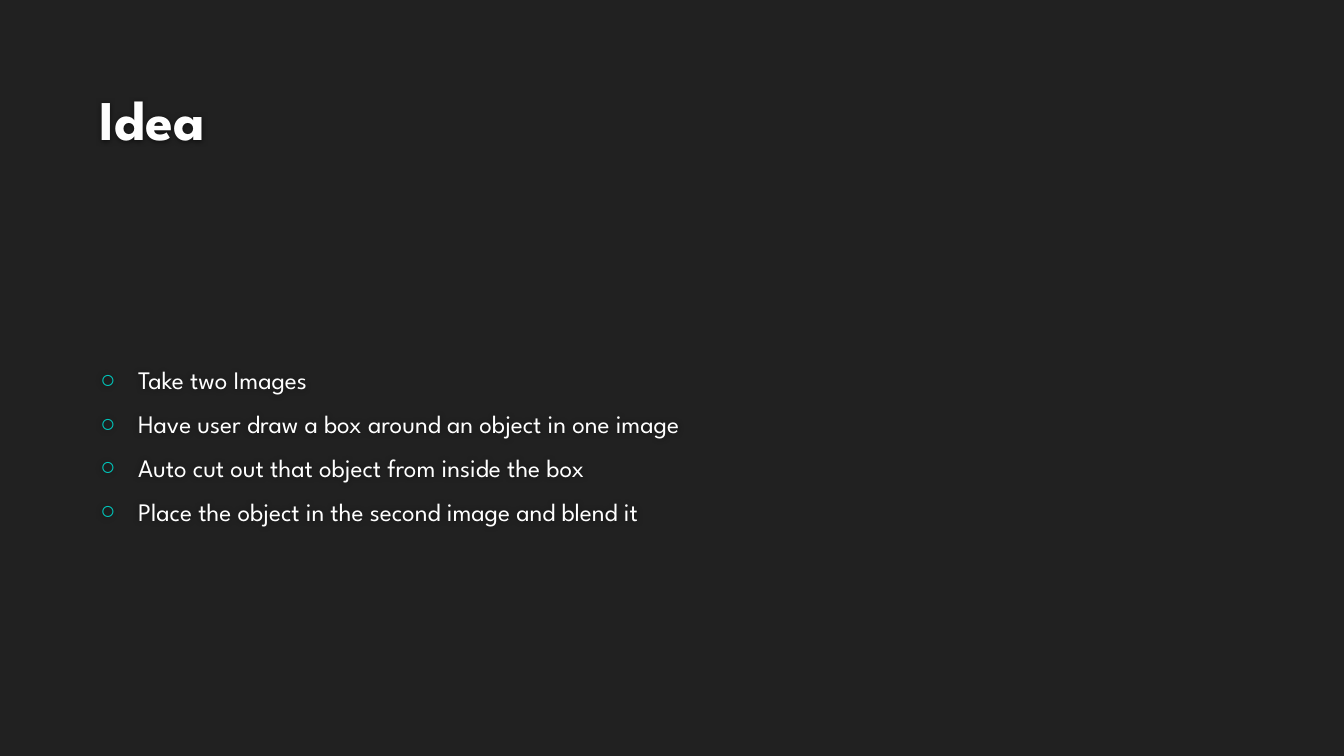
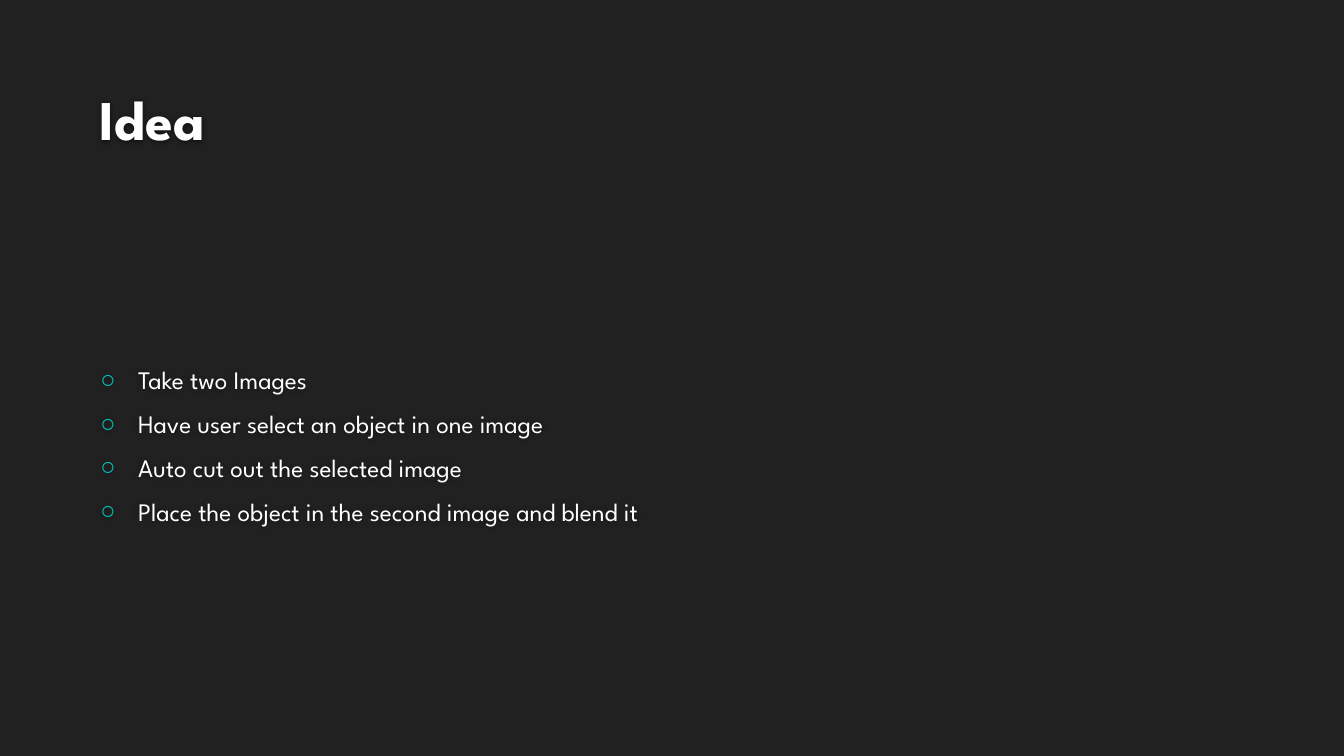
Before and after one commit to mnicol/CS534FinalProject, a slide deck: slide 2 of 534_pres.pptx. Drawn at 1344x756 pixels with LibreOffice and Linux fonts; fonts in the diff are those of the drawing; background and template pictures are left out. Boxes give left, top, right and bottom in pixels: in the first picture for what was removed or moved away, otherwise in the second. Text is boxed around its words. In the diff, an @@ line names an element or a change of style, - is before the commit and + after.

Commit message:
Updating PPT Matt
Added a section about the gui and selection types

```diff
--- a/534_pres.pptx
+++ b/534_pres.pptx
@@ text at (138, 415, 543, 483): text changed @@
-○ Have user draw a box around an object in one image
-○ Auto cut out that object from inside the box
+○ Have user select an object in one image
+○ Auto cut out the selected image
```
Also in this commit, not shown: 2 other slides changed, 4 slides added, 1 slide removed.
